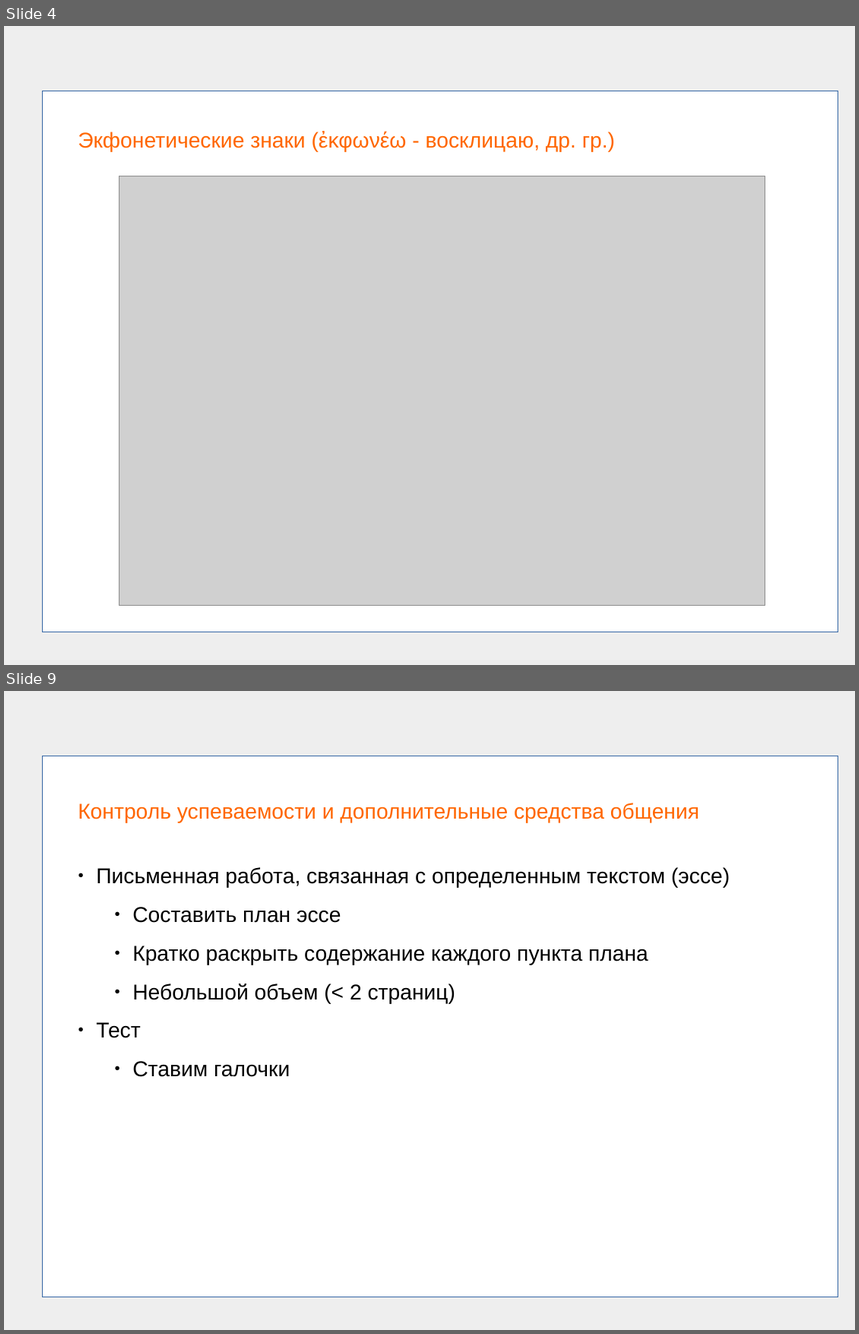
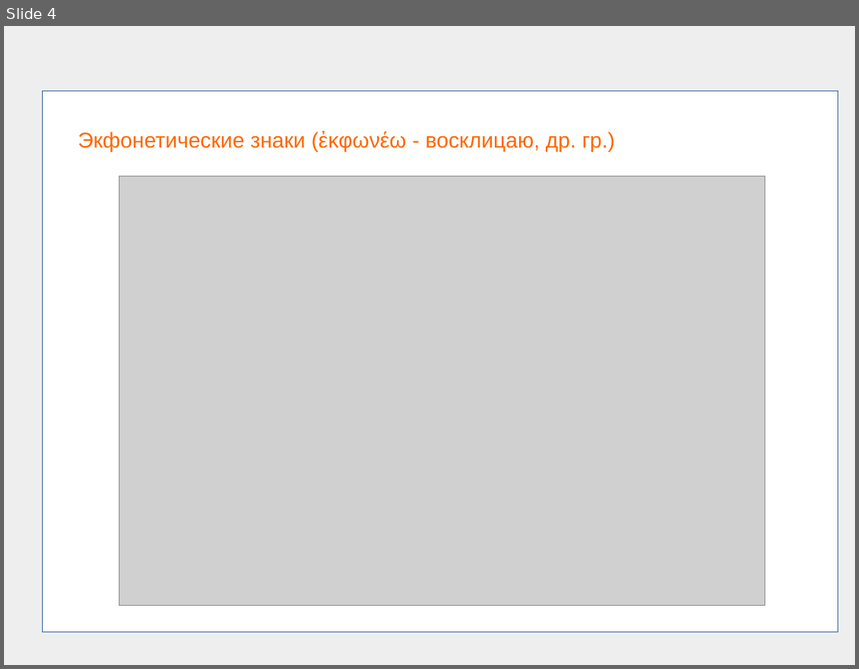
Before and after one commit to frpaul/ob, a slide deck: presentations/Church_reading.odp. Shown one above the other, each under a label of ours: slides 4 and 9 before the commit, slide 4 after it; the slides between them are not shown. The pictures are 859x1334 and 859x669 pixels, drawn with LibreOffice and Linux fonts; fonts in the diff are those of the drawing; grey boxes stand for pictures. Boxes give left, top, right and bottom in pixels: in the first picture for what was removed or moved away, otherwise in the second. Text is boxed around its words. In the diff, an @@ line names an element or a change of style, - is before the commit and + after.

```diff
--- a/presentations/Church_reading.odp
+++ b/presentations/Church_reading.odp
@@ slide 9 removed at [4, 691, 855, 1330], background #EEEEEE @@
@@ rectangle removed at [43, 756, 838, 1297] @@
@@ subtitle removed at [78, 803, 730, 1077] @@
-Контроль успеваемости и дополнительные средства общения
-● Письменная работа, связанная с определенным текстом (эссе)
-    ● Составить план эссе
-    ● Кратко раскрыть содержание каждого пункта плана
-    ● Небольшой объем (< 2 страниц)
-● Тест
-    ● Ставим галочки
```
Also in this commit, not shown: 2 slides changed, 4 slides added, 5 other slides removed, 12 other files.
